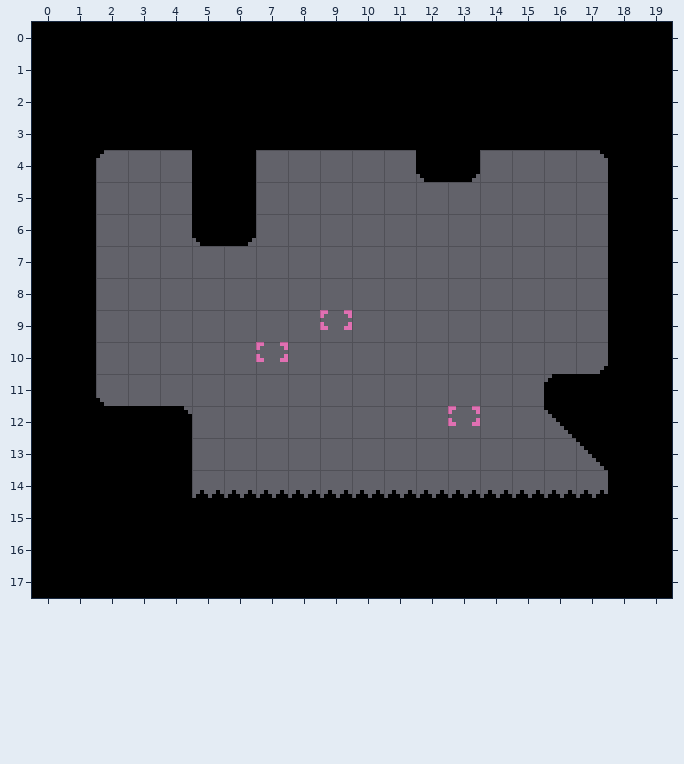
Tiled map: game/assets/map/level_5.tmx. The picture above was drawn from the file before the commit.
Cells are 8x8 px. Shown: x 0..19, y 0..17.
Once edited:
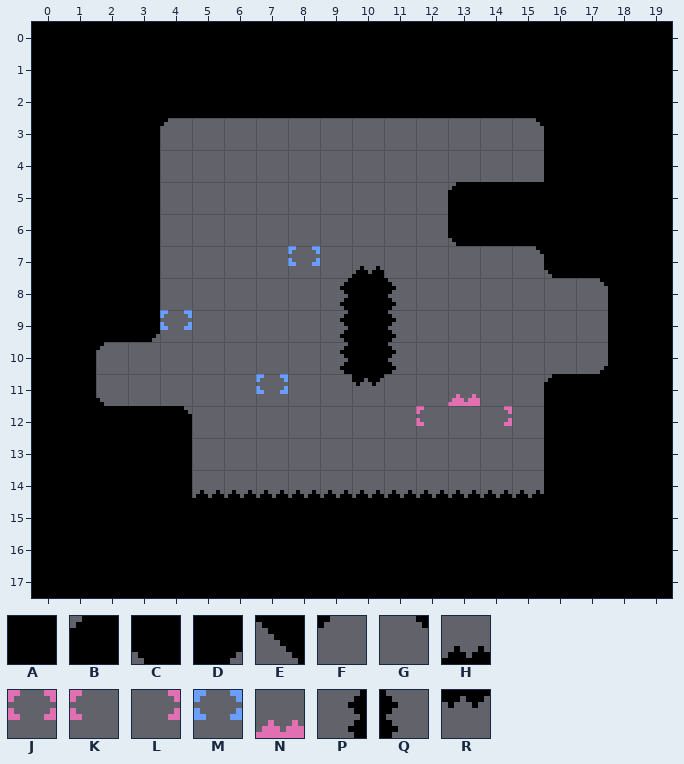
Key: from "spritesheet": A 0, B 2, C 4, D 5, E 6, F 10, G 12, H 14, J 15, K 16, L 17, M 20, N 24, P 27, Q 29, R 30.
_ is an empty cell.
Diff:
Layer "ground":
y 3: x 4..15 AAAAAAAAAAAA -> F__________G
y 4: x 2..3 F_ -> AA; x 5..6 AA -> __; x 12..13 CD -> __; x 16..17 _G -> AA
y 5: x 2..3 __ -> AA; x 5..6 AA -> __; x 13..17 _____ -> BAAAA
y 6: x 2..3 __ -> AA; x 5..6 CD -> __; x 13..17 _____ -> CAAAA
y 7: x 2..3 __ -> AA; x 10 _ -> H; x 15..17 ___ -> GCA
y 8: x 2..3 __ -> AA; x 9..11 ___ -> PAQ; x 17 _ -> G
y 9: x 2..3 __ -> AD; x 9..11 ___ -> PAQ
y 10: x 2 _ -> F; x 9..11 ___ -> PAQ
y 11: x 10 _ -> R
y 12: x 16 E -> A
y 13: x 16..17 _E -> AA
y 14: x 16..17 HH -> AA
Layer "hidden":
y 7: x 8 _ -> M
y 9: x 4 _ -> M; x 9 J -> _
y 10: x 7 J -> _
y 11: x 7 _ -> M; x 13 _ -> N
y 12: x 12..14 _J_ -> K_L
Where, in picture pixels (left, top, right, bottom), the same in both pictures:
changed: (96, 118, 608, 498)
